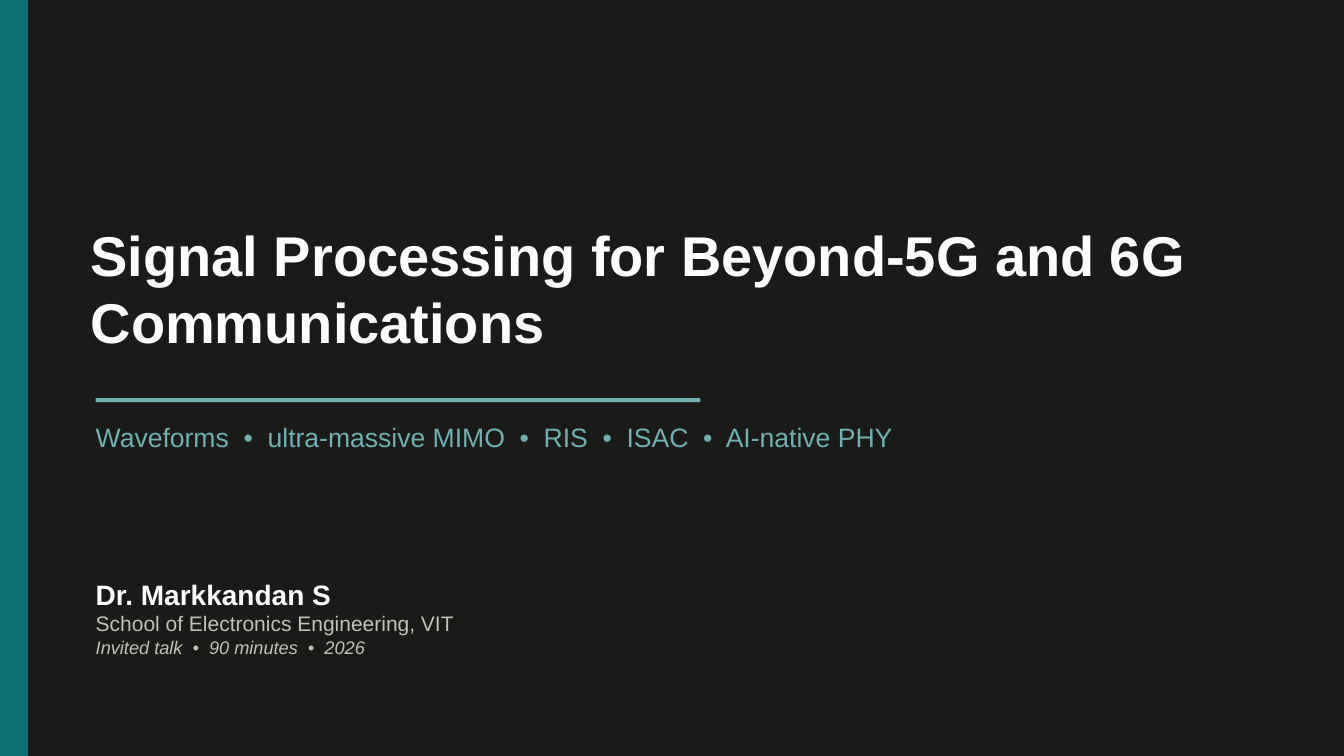
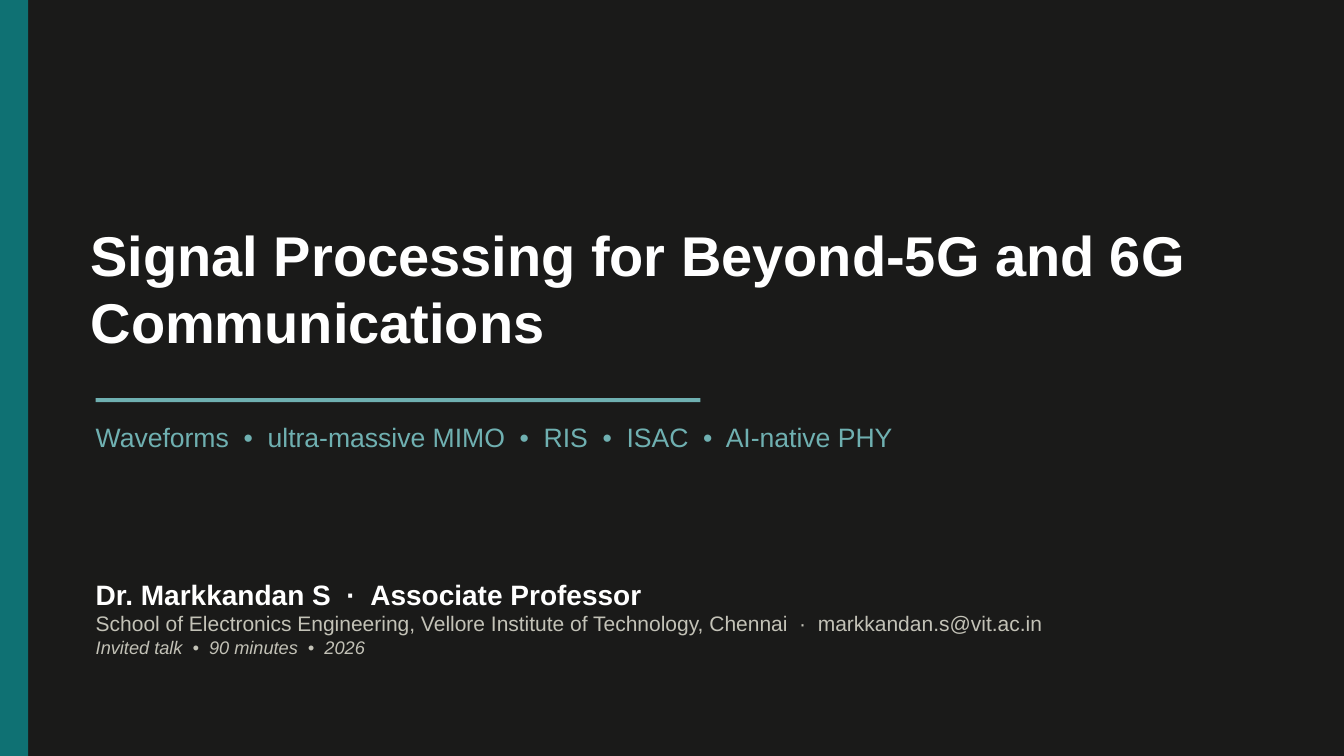
Before and after one commit to markkandans/dgfed-rul, a slide deck: slide 1 of 6g-talk/pptx/6g_talk.pptx. Drawn at 1344x756 pixels with LibreOffice and Linux fonts; fonts in the diff are those of the drawing. Boxes give left, top, right and bottom in pixels: in the first picture for what was removed or moved away, otherwise in the second. Text is boxed around its words. In the diff, an @@ line names an element or a change of style, - is before the commit and + after.

```diff
--- a/6g-talk/pptx/6g_talk.pptx
+++ b/6g-talk/pptx/6g_talk.pptx
@@ text at (96, 584, 1042, 636): text changed @@
-Dr. Markkandan S
-School of Electronics Engineering, VIT
+Dr. Markkandan S · Associate Professor
+School of Electronics Engineering, Vellore Institute of Technology, Chennai · markkandan.s@vit.ac.in
```
Also in this commit, not shown: 1 other slide changed, 35 other files.
